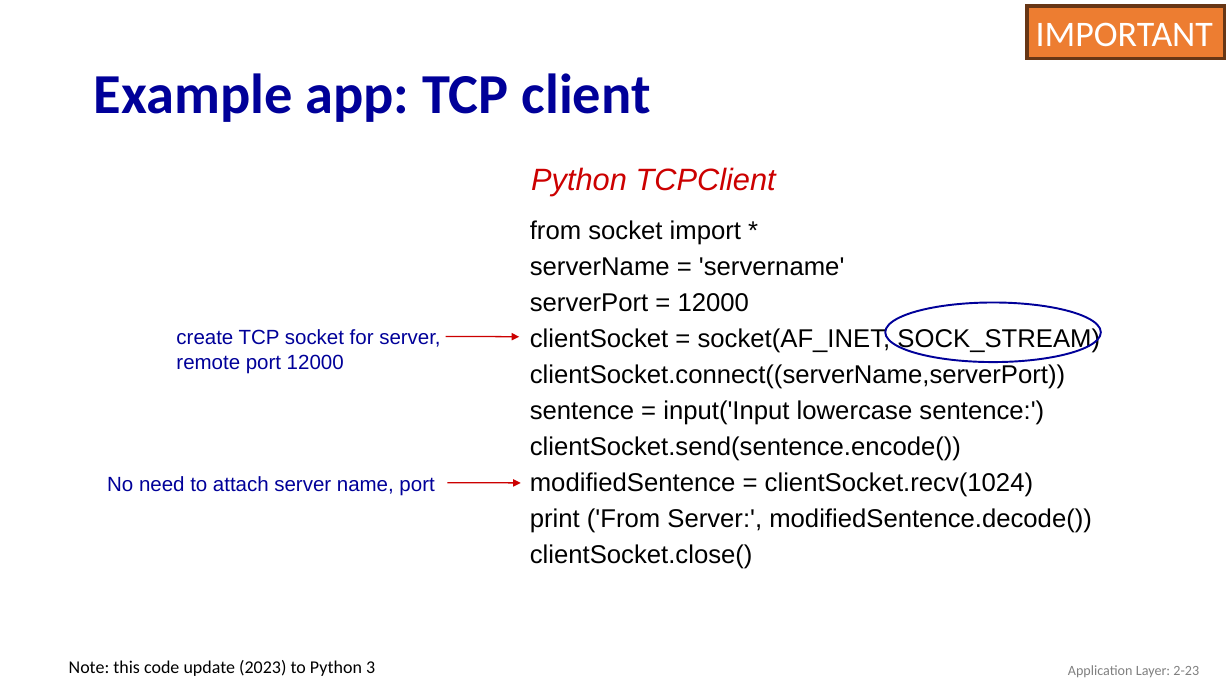
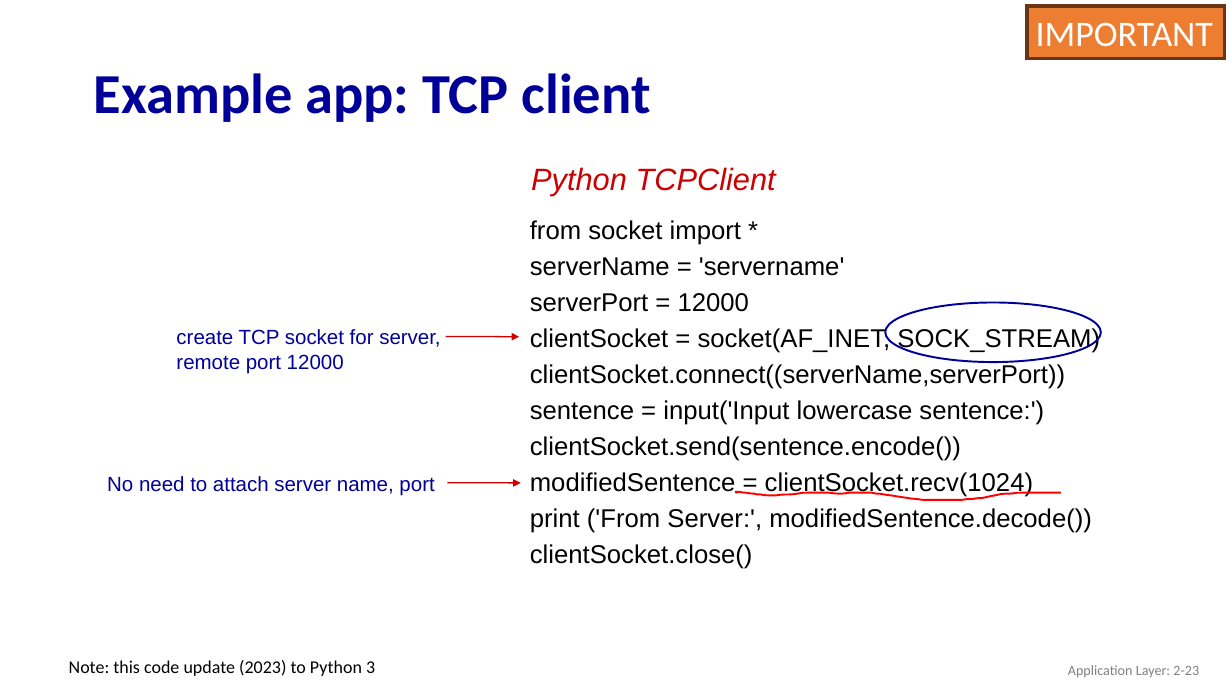
Before and after one commit to guhofstra/CSC175, a slide deck: slide 23 of PPTs/Quiz/Midterm Exam 2024.pptx. Drawn at 1232x693 pixels with LibreOffice and Linux fonts; fonts in the diff are those of the drawing. Boxes give left, top, right and bottom in pixels: in the first picture for what was removed or moved away, otherwise in the second. Text is boxed around its words. In the diff, an @@ line names an element or a change of style, - is before the commit and + after.

```diff
--- a/PPTs/Quiz/Midterm Exam 2024.pptx
+++ b/PPTs/Quiz/Midterm Exam 2024.pptx
@@ freeform shape added at <box>736,492,1062,500</box>, outline #FF0000 1.5 pt @@
```
Also in this commit, not shown: 9 other slides changed, 7 slides added, 1 other file.
